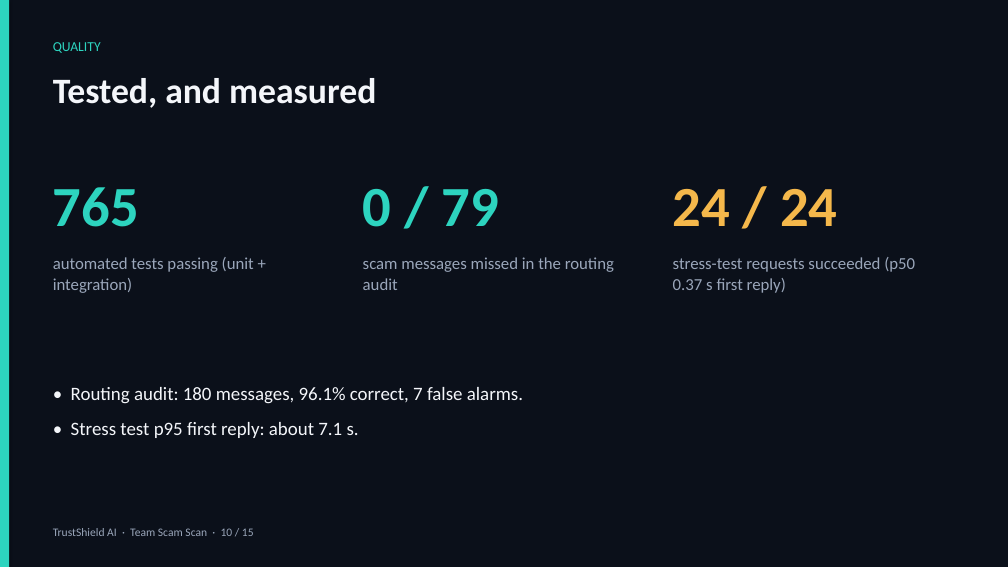
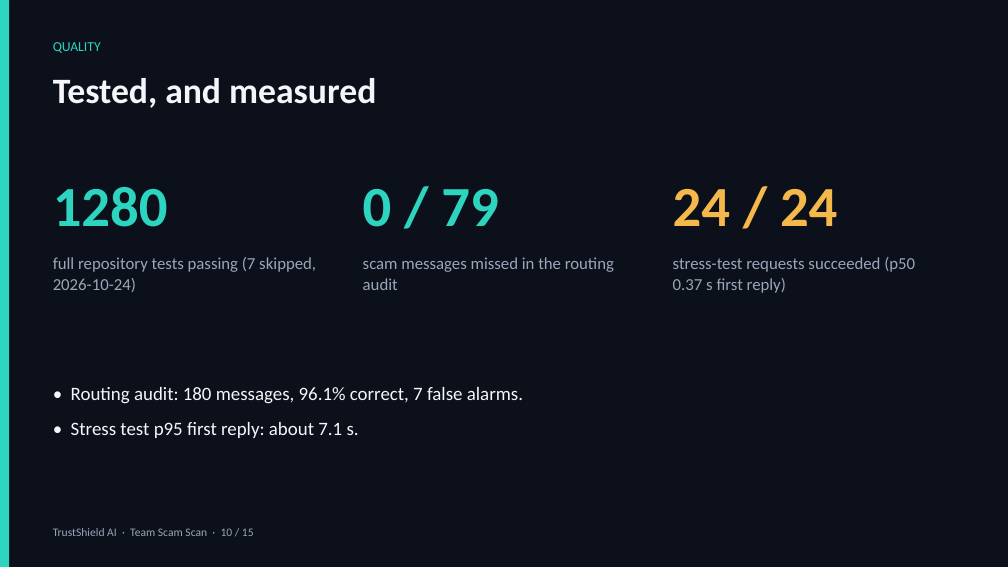
Before and after one commit to shubhsaxena2020/trustshield-ai, a slide deck: slide 10 of docs/presentation/TrustShield_AI_PSIT_TechExpo_2026.pptx. Drawn at 1008x567 pixels with LibreOffice and Linux fonts; fonts in the diff are those of the drawing. Boxes give left, top, right and bottom in pixels: in the first picture for what was removed or moved away, otherwise in the second. Text is boxed around its words. In the diff, an @@ line names an element or a change of style, - is before the commit and + after.

Commit message:
docs: update finals presentation with verified run evidence

```diff
--- a/docs/presentation/TrustShield_AI_PSIT_TechExpo_2026.pptx
+++ b/docs/presentation/TrustShield_AI_PSIT_TechExpo_2026.pptx
@@ text at bbox=[53, 187, 168, 227]: text changed @@
-765
+1280
@@ text at bbox=[53, 257, 316, 292]: text changed @@
-automated tests passing (unit + integration)
+full repository tests passing (7 skipped, 2026-10-24)
```
Also in this commit, not shown: 8 other files.
